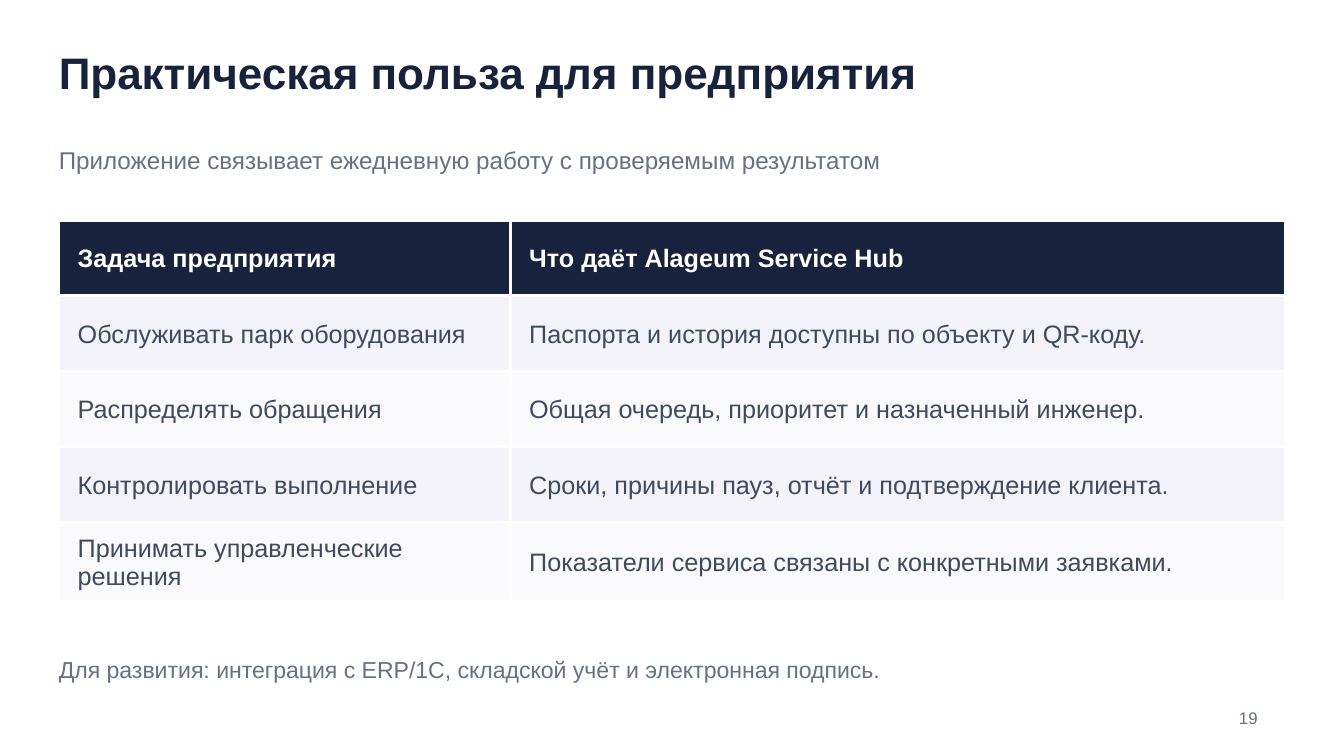
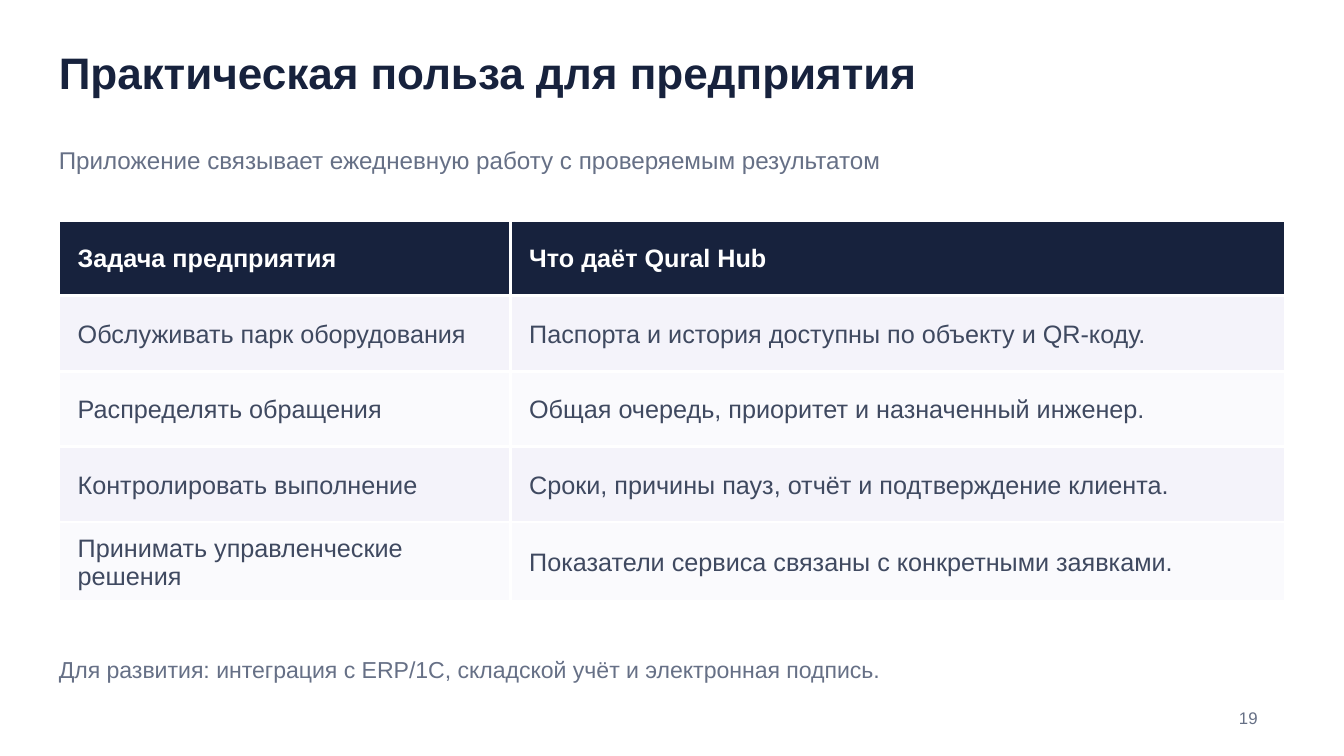
Before and after one commit to bagdau/Qural-Hub-service, a slide deck: slide 19 of docs/presentation/deck-work/candidate.pptx. Drawn at 1344x756 pixels with LibreOffice and Linux fonts; fonts in the diff are those of the drawing. Boxes give left, top, right and bottom in pixels: in the first picture for what was removed or moved away, otherwise in the second. Text is boxed around its words. In the diff, an @@ line names an element or a change of style, - is before the commit and + after.

Commit message:
docs: use Qural Hub branding in exhibition and presentation materials

```diff
--- a/docs/presentation/deck-work/candidate.pptx
+++ b/docs/presentation/deck-work/candidate.pptx
@@ table at [58,221,1286,598] @@
-row 1, column 2: Что даёт Alageum Service Hub
+row 1, column 2: Что даёт Qural Hub
```
Also in this commit, not shown: 1 other slide changed, 13 other files.
